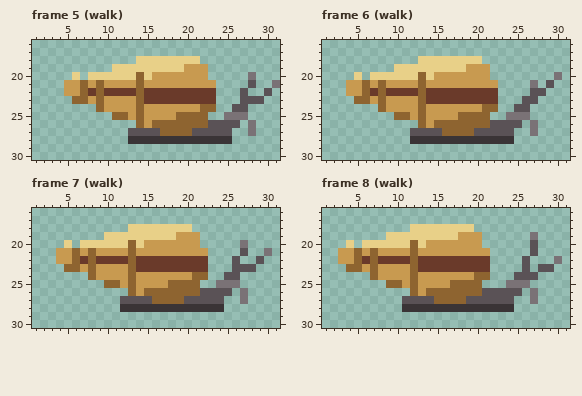
Two states of a pixel-art file, Assets/Animales/caracol_terrestre_de_jf.aseprite. The first picture shows the starting point.
32x32 pixels, 8 frames. Colours within 5 levels of each other are drawn and written as one. Shown: frame 5 (walk): x 1..31, y 16..30; frame 6 (walk): x 1..31, y 16..30; frame 7 (walk): x 1..31, y 16..30; frame 8 (walk): x 1..31, y 16..30. The commit also changed other frames, which this record leaves out.
Once edited:
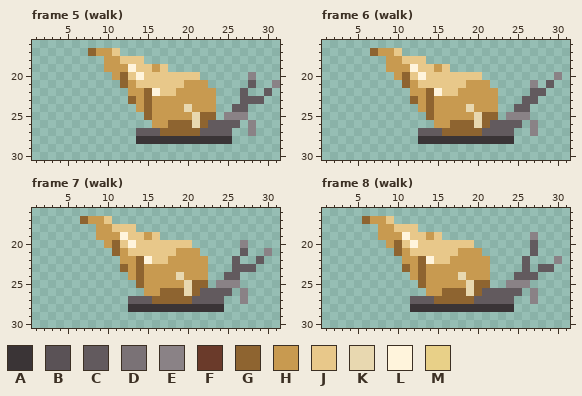
Palette (. is transparent): A #3a3436  B #5a5256  C #625a5e  D #7a7276  E #8a8286  F #6a3a2a  G #8e6430  H #c89a50  J #e8c88a  K #e8d8b0  L #fff4dc  M #e8d088
What changed:
Changed rows in their new state; - is an unchanged pixel.
Frame 5 (walk):
first column x 5:
17 ---GHHJ--------------------
18 -----HHJJJ.......----------
19 -----HHHLJJHJ.....---------
20 -.-...HGJLJJJJJJJ.-----E---
21 .......G-JJJJJJ---.----C--E
22 ........HHGLJJHHHHH---C--C-
23 -.......GHGHHHHHHHH---CCC--
24 ----.....HG----K-HH--CC----
25 ------....G---HHK-G-EEE----
26 ---------..HH---K-CCCC-E---
27 --------.CCC----GCCCC--E---
28 --------.------------------
Frame 6 (walk):
first column x 4:
17 ---GHHJ--------------------
18 -----HHJJJ.......----------
19 -----HHHLJJHJ.....---------
20 -.-...HGJLJJJJJJJ.--------E
21 .......G-JJJJJJ---.----E-C-
22 ........HHGLJJHHHHH----CC--
23 -.......GHGHHHHHHHH---CC---
24 ----.....HG----K-HH--CC----
25 ------....G---HHK-G-EEE----
26 ---------..HH---K-CCCC-E---
27 --------.CCC----GCCCC--E---
28 --------.------------------
Frame 7 (walk):
first column x 4:
17 ---GHHJ--------------------
18 -----HHJJJ.......----------
19 -----HHHLJJHJ.....---------
20 -.-...HGJLJJJJJJJ.-----E---
21 .......G-JJJJJJ---.----C--E
22 ........HHGLJJHHHHH---C--C-
23 -.......GHGHHHHHHHH---CCC--
24 ----.....HG----K-HH--CC----
25 ------....G---HHK-G-EEE----
26 ---------..HH---K-CCCC-E---
27 --------.CCC----GCCCC--E---
28 --------.------------------
Frame 8 (walk):
first column x 3:
17 ---GHHJ---------------------
18 -----HHJJJ.......-----------
19 -----HHHLJJHJ.....------E---
20 -.-...HGJLJJJJJJJ.------C---
21 .......G-JJJJJJ---.-----C---
22 ........HHGLJJHHHHH----C---E
23 -.......GHGHHHHHHHH----C-CC-
24 ----.....HG----K-HH---CCC---
25 ------....G---HHK-G--EEE----
26 ---------..HH---K-CCCCC-E---
27 --------.CCC----GCCCCC--E---
28 --------.-------------------
Pixel boxes of the changes (left, top, right, bottom) in both pictures:
changed: (64, 48, 280, 144)
changed: (346, 48, 562, 144)
changed: (56, 216, 272, 312)
changed: (338, 216, 562, 312)
